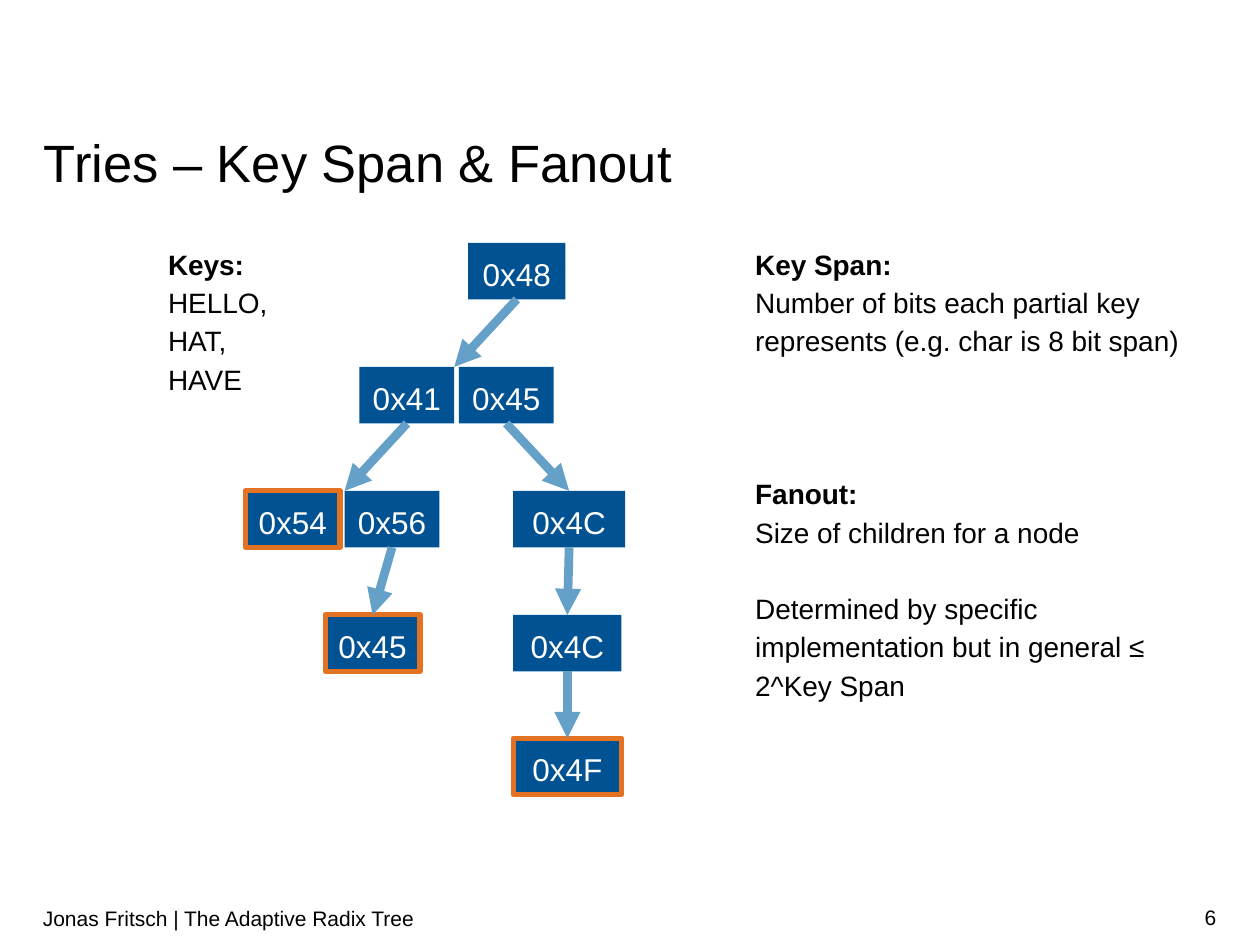
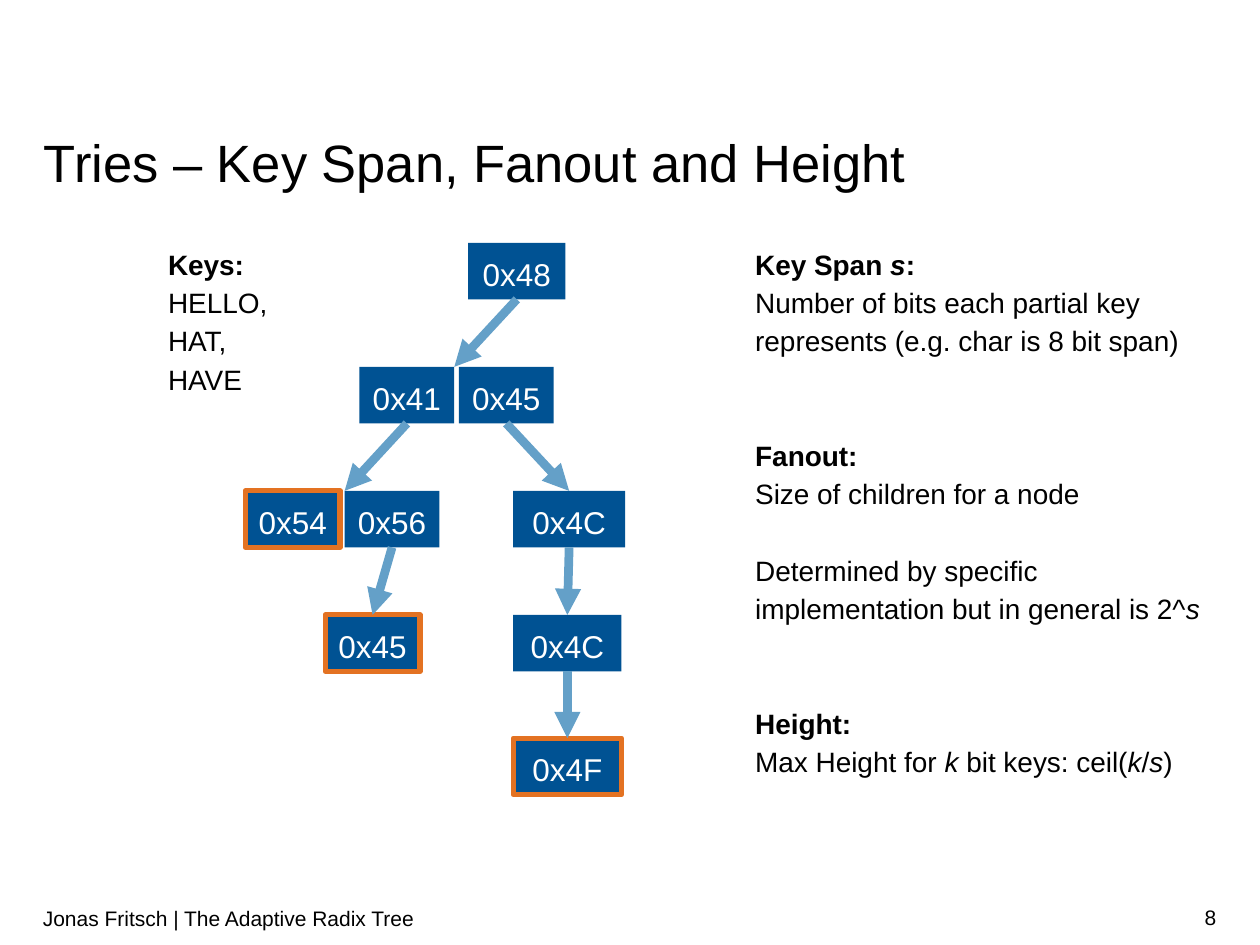
Before and after one commit to atalantus/The-Adaptive-Radix-Tree, a slide deck: slide 8 of Presentation/The Adaptive Radix Tree.pptx (slide 6 before the commit). Drawn at 1260x945 pixels with LibreOffice and Linux fonts; fonts in the diff are those of the drawing; background and template pictures are left out. Boxes give left, top, right and bottom in pixels: in the first picture for what was removed or moved away, otherwise in the second. Text is boxed around its words. In the diff, an @@ line names an element or a change of style, - is before the commit and + after.

```diff
--- a/Presentation/The Adaptive Radix Tree.pptx
+++ b/Presentation/The Adaptive Radix Tree.pptx
@@ title at (44, 144, 905, 193): text changed @@
-Tries – Key Span & Fanout
+Tries – Key Span, Fanout and Height
@@ text at (755, 255, 915, 280): text changed @@
-Key Span:
+Key Span s:
@@ text at (755, 560, 1200, 777): text changed @@
-Determined by specific implementation but in general ≤ 2^Key Span
+Determined by specific implementation but in general is 2^s
+Height:
+Max Height for k bit keys: ceil(k/s)
@@ page number at (1205, 910, 1217, 926): text changed @@
-6
+8
```
Also in this commit, not shown: 5 other slides changed, 18 slides added, 1 slide removed, 13 other files.
